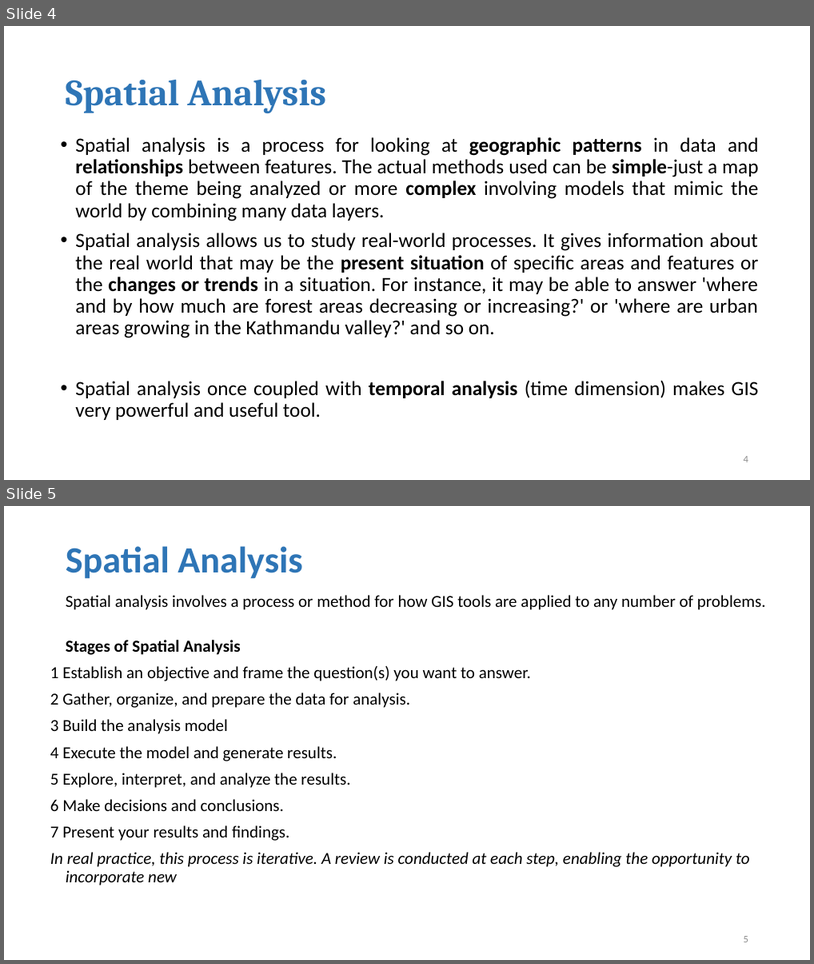
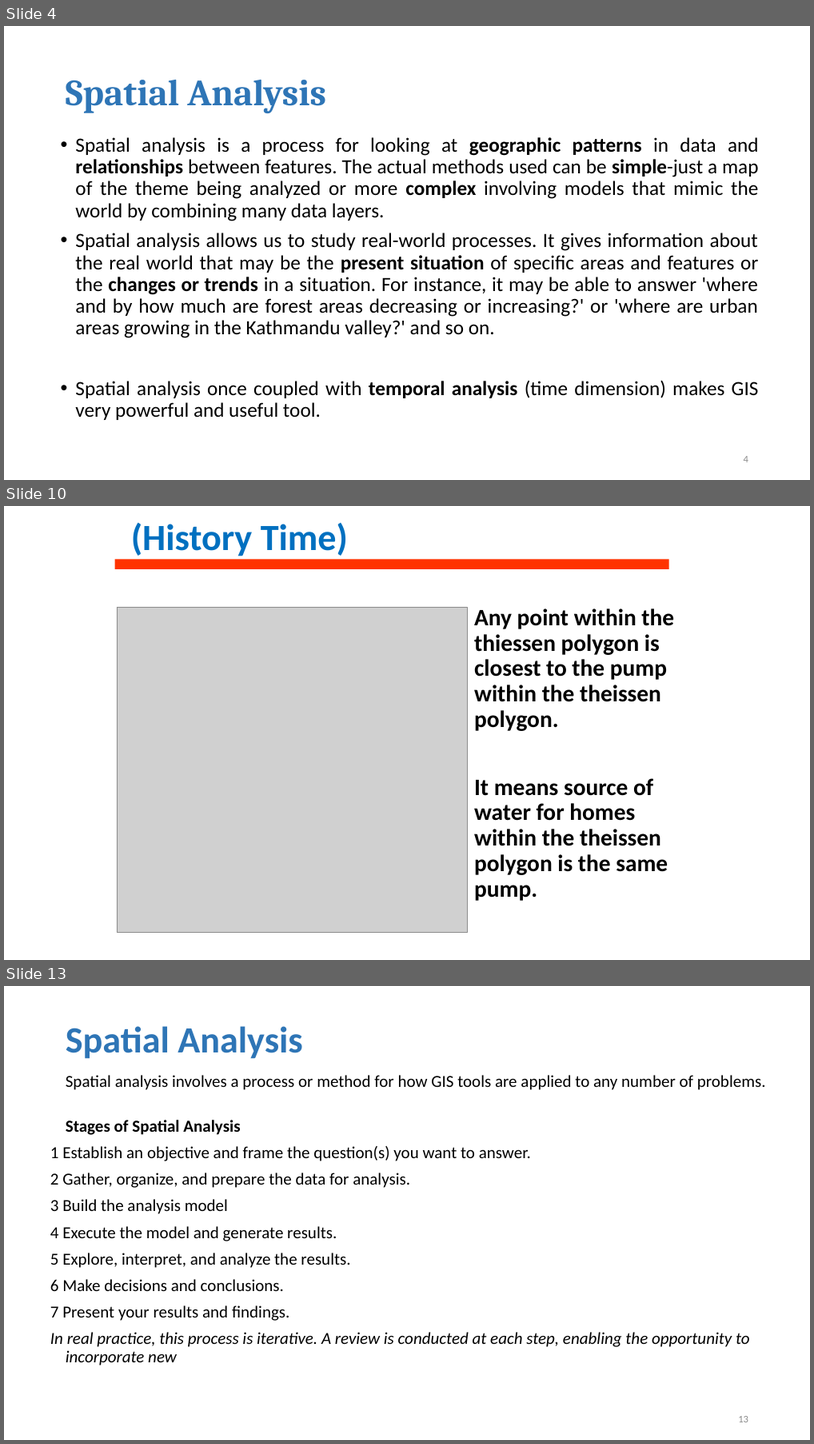
Before and after one commit to geo-canvas/geohydroinformatics, a slide deck: lectures/e) Spatial Analysis/Spatial Analysis.pptx. Shown one above the other, each under a label of ours: slides 4 and 5 before the commit, slides 4, 10 and 13 after it; the slides between them are not shown. The pictures are 814x964 and 814x1444 pixels, drawn with LibreOffice and Linux fonts; fonts in the diff are those of the drawing; grey boxes stand for pictures. Boxes give left, top, right and bottom in pixels: in the first picture for what was removed or moved away, otherwise in the second. Text is boxed around its words. In the diff, an @@ line names an element or a change of style, - is before the commit and + after.

```diff
--- a/lectures/e) Spatial Analysis/Spatial Analysis.pptx
+++ b/lectures/e) Spatial Analysis/Spatial Analysis.pptx
@@ slide 10 added at [4,506,810,960], background #FFFFFF @@
@@ title added at [131,523,348,560], 44 pt, text #0070C0, bold @@
+(History Time)
@@ rectangle added at [114,560,670,569], fill #FF3300 @@
@@ picture added at [117,607,467,932] @@
@@ text added at [474,608,674,900], 28 pt, text #000000, bold @@
+Any point within the thiessen polygon is closest to the pump within the theissen polygon.
+It means source of water for homes within the theissen polygon is the same pump.
@@ what was slide 5 is now slide 13 @@
@@ page number at [738,1416,749,1422]: text changed @@
-5
+13
```
Also in this commit, not shown: 1 slide changed, 8 other slides added, 6 other files.
